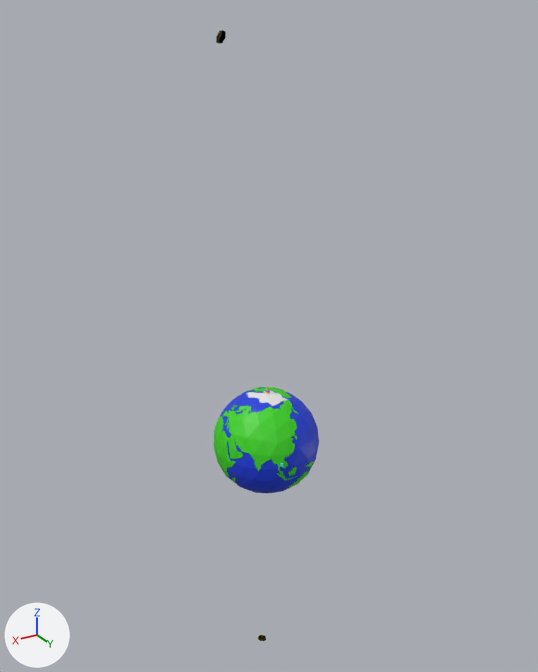
The glTF model game/common/models/planet_cam_ufo.gltf as it was, and as the next commit left it.
Before and after are seen from a 50 mm lens placed at (244.0, 410.0, 248.0), pointed at (-8.0, -9.0, 38.0). The lights are fixed; the arrows at lower left show +X, +Y and +Z. Where no turn or scale is listed for an object, it has been applied to the vertices. Vertices at the same position are counted once.
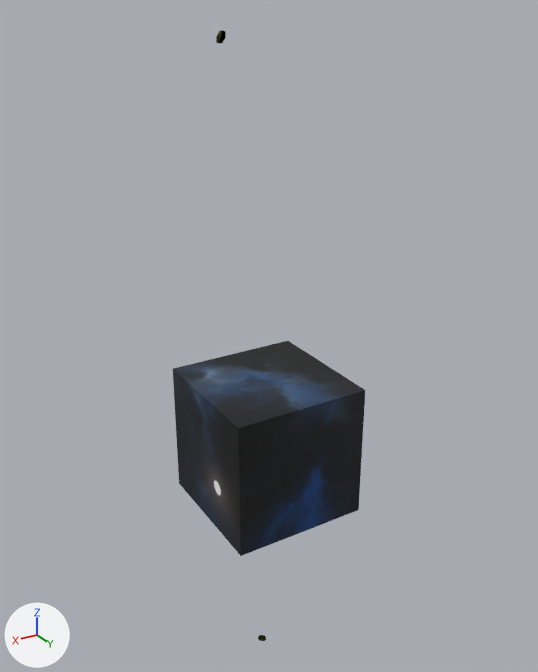
What differs and where, as boxes [x1, y1, x2, y2] in the pictures (538 x 672 px):
'Cube.002', recoloured, surface changed, moved, rescaled, turned: before [280, 463, 283, 467]; after [173, 341, 365, 556]
'Icosphere.001', unchanged, covered by the edit: before [214, 387, 319, 493]

What changed in the scene script:
```text
Add img_cube_map:
    img_cube_map = load_image('cube_map', 'cube_map.png', 2048, 1536, 'sRGB')
Add mat_material_005:
    mat_material_005 = principled_material('Material.005')
    mat_material_005.texture = img_cube_map
Change me_cube_002:
    where me_cube_002.from_pydata(...)  # 8 vertices, 12 faces; spans x -1.0..1.0, y -1.0..1.0, z -1.0..1.0
    used by ob_cube_002; parent = ob_icosphere_001; location = (0.271, 0.985, 0.0864); rotation_euler = (0.145, 0.041, -0.273), in degrees (8.3, 2.3, -16); scale = (0.0256, 0.0256, 0.0256)
    remove me_cube_002.materials.append(mat_material_001)  # cyan #4ae7e7
    me_cube_002 part 1: texture (UV) coordinates of 12 of 12 faces, centred in x -1.0..1.0, y -1.0..1.0, z -1.0..1.0, changed; they spanned u 0.12..0.88, v 0.0..1.0 and now span u 0.0..1.0, v 0.0..1.0
    add me_cube_002.materials.append(mat_material_005)  # picture img_cube_map
Change ob_cube_002:
    remove ob_cube_002.parent = ob_icosphere_001
    ob_cube_002.rotation_euler: (0.145, 0.041, -0.273) -> (0.0, 0.0, 0.0)  # degrees (8.3, 2.3, -16) -> degrees (0, 0, 0)
    ob_cube_002.location: (0.271, 0.985, 0.0864) -> (0.0, 0.0, -40.0)
    ob_cube_002.scale: (0.0256, 0.0256, 0.0256) -> (50.0, 50.0, 50.0)
```
